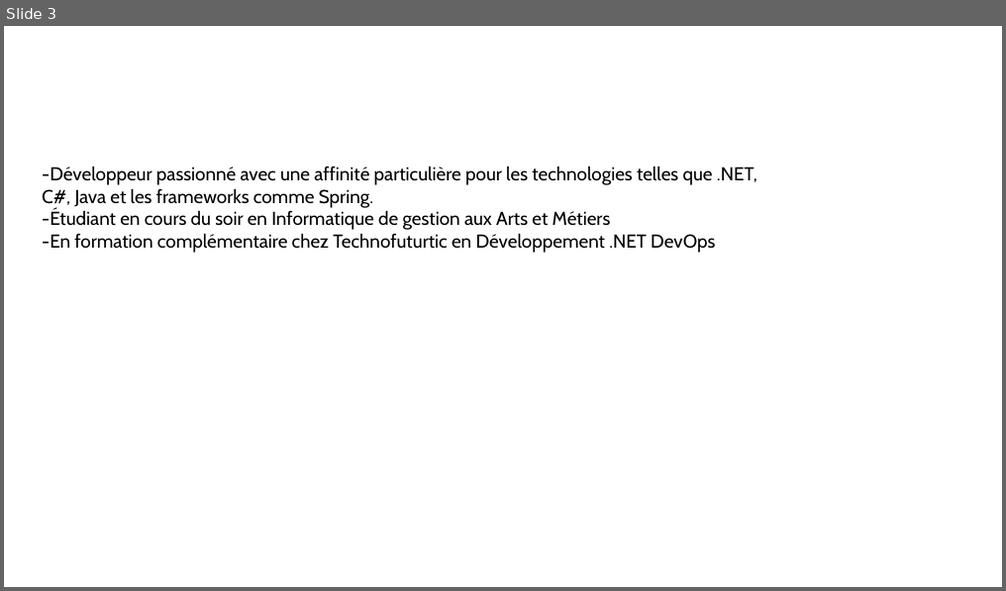
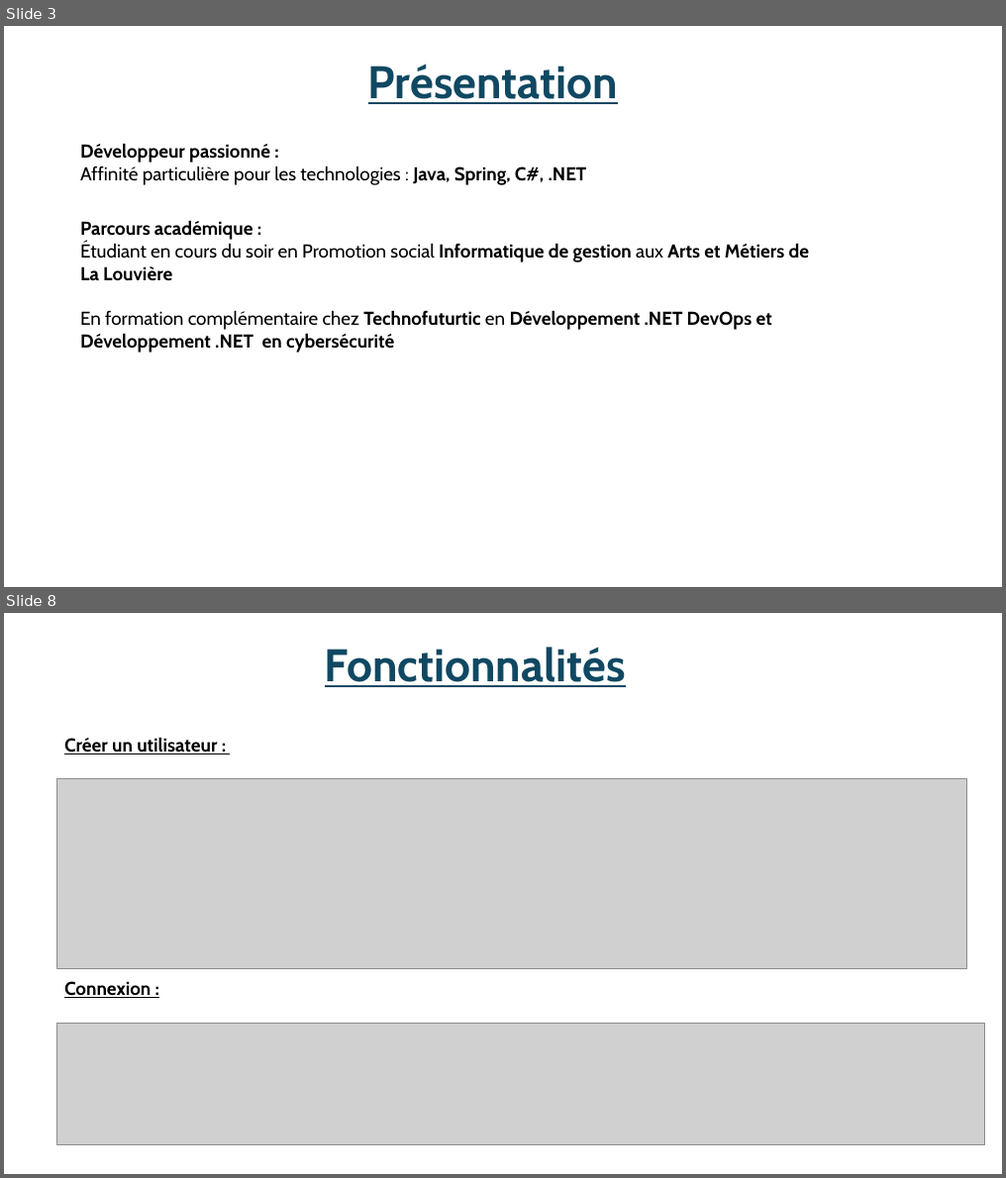
Before and after one commit to Epestia/RaidPlanner, a slide deck: RaidPlanner.Analyse/Presentation/Présentation1.pptx. Shown one above the other, each under a label of ours: slide 3 before the commit, slides 3 and 8 after it; the slides between them are not shown. The pictures are 1006x591 and 1006x1178 pixels, drawn with LibreOffice and Linux fonts; fonts in the diff are those of the drawing; grey boxes stand for pictures. Boxes give left, top, right and bottom in pixels: in the first picture for what was removed or moved away, otherwise in the second. Text is boxed around its words. In the diff, an @@ line names an element or a change of style, - is before the commit and + after.

```diff
--- a/RaidPlanner.Analyse/Presentation/Présentation1.pptx
+++ b/RaidPlanner.Analyse/Presentation/Présentation1.pptx
@@ slide 8 added at bbox=[4, 613, 1002, 1174], background #FFFFFF @@
@@ text added at bbox=[325, 647, 626, 687], 44 pt, text #104862, bold, underline @@
+Fonctionnalités
@@ text added at bbox=[64, 737, 217, 755], 18 pt, text #000000, bold, underline @@
+Créer un utilisateur :
@@ picture added at bbox=[57, 779, 967, 969] @@
@@ text added at bbox=[64, 981, 151, 998], 18 pt, text #000000, bold, underline @@
+Connexion :
@@ picture added at bbox=[56, 1023, 985, 1146] @@
@@ slide 3 changed as well @@
@@ text added at bbox=[368, 64, 618, 104], 44 pt, text #104862, bold, underline @@
+Présentation
@@ text added at bbox=[80, 143, 587, 185], 18 pt, text #000000, bold @@
+Développeur passionné :
+Affinité particulière pour les technologies : Java, Spring, C#, .NET
@@ text at bbox=[80, 220, 810, 353]: text changed; bold on @@
--Développeur passionné avec une affinité particulière pour les technologies telles que .NET, C#, Java et les frameworks comme Spring.
--Étudiant en cours du soir en Informatique de gestion aux Arts et Métiers
--En formation complémentaire chez Technofuturtic en Développement .NET DevOps
+Parcours académique :
+Étudiant en cours du soir en Promotion social Informatique de gestion aux Arts et Métiers de La Louvière
+En formation complémentaire chez Technofuturtic en Développement .NET DevOps et Développement .NET en cybersécurité
```
Also in this commit, not shown: 12 other slides added, 2 slides removed, 39 other files.
